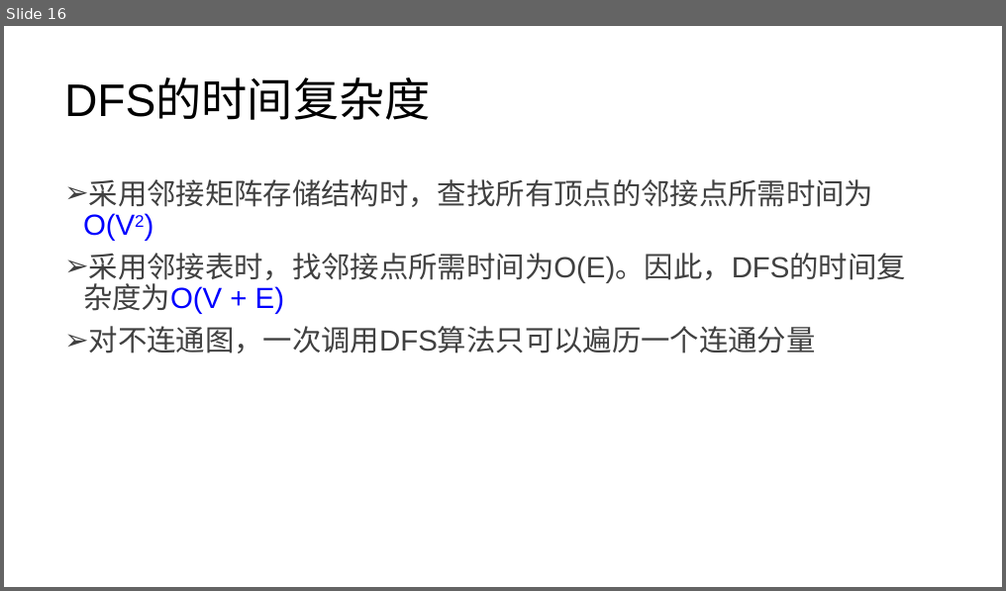
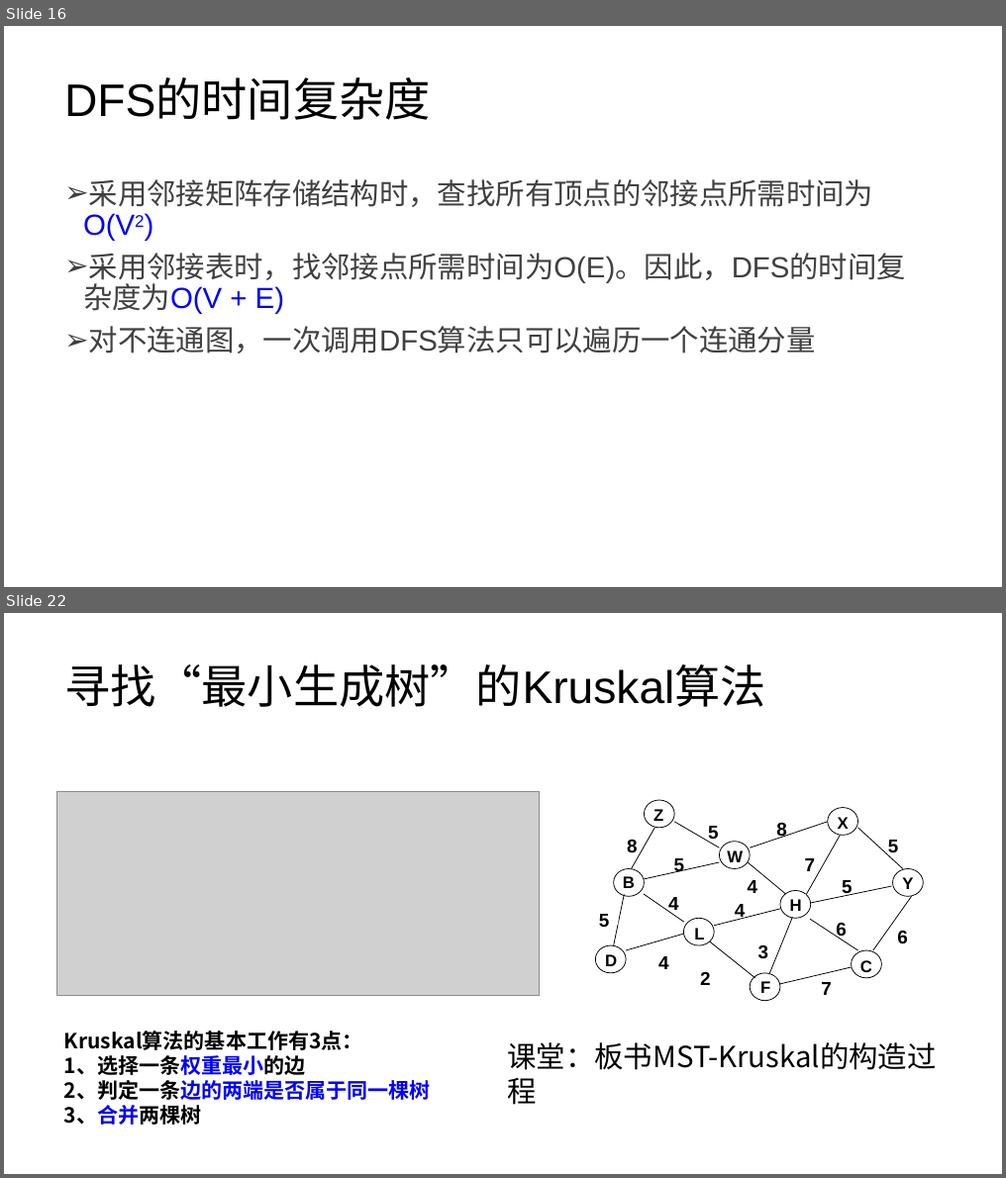
Before and after one commit to lezhang-thu/data-structure, a slide deck: 图/2022秋季-数据结构-第6章-图a.pptx. Shown one above the other, each under a label of ours: slide 16 before the commit, slides 16 and 22 after it; the slides between them are not shown. The pictures are 1006x591 and 1006x1178 pixels, drawn with LibreOffice and Linux fonts; fonts in the diff are those of the drawing; grey boxes stand for pictures. Boxes give left, top, right and bottom in pixels: in the first picture for what was removed or moved away, otherwise in the second. Text is boxed around its words. In the diff, an @@ line names an element or a change of style, - is before the commit and + after.

```diff
--- a/图/2022秋季-数据结构-第6章-图a.pptx
+++ b/图/2022秋季-数据结构-第6章-图a.pptx
@@ slide 22 added at (4, 613, 1002, 1174), background #FFFFFF @@
@@ title added at (64, 664, 766, 707), 44 pt, text #000000 @@
+寻找“最小生成树”的Kruskal算法
@@ picture added at (57, 792, 540, 995) @@
@@ ellipse added at (645, 800, 675, 828), fill #FFFFFF, outline #000000 0.75 pt @@
@@ group added at (601, 805, 918, 995): 9 rectangles, 1 text @@
+B
+C
+D
+F
+L
+H
+W
+X
+Y
+Z
@@ ellipse added at (828, 808, 858, 836), fill #FFFFFF, outline #000000 0.75 pt @@
@@ line added from (655, 828) to (632, 869), #000000 0.75 pt @@
@@ line added from (675, 822) to (720, 848), #000000 0.75 pt @@
@@ ellipse added at (720, 842, 750, 869), fill #FFFFFF, outline #000000 0.75 pt @@
@@ line added from (749, 848) to (828, 822), #000000 0.75 pt @@
@@ line added from (807, 894) to (841, 836), #000000 0.75 pt @@
@@ line added from (858, 828) to (903, 869), #000000 0.75 pt @@
@@ ellipse added at (614, 869, 645, 897), fill #FFFFFF, outline #000000 0.75 pt @@
@@ line added from (645, 879) to (720, 862), #000000 0.75 pt @@
@@ line added from (747, 862) to (786, 894), #000000 0.75 pt @@
@@ ellipse added at (893, 869, 924, 897), fill #FFFFFF, outline #000000 0.75 pt @@
@@ line added from (624, 894) to (614, 947), #000000 0.75 pt @@
@@ line added from (644, 894) to (684, 922), #000000 0.75 pt @@
@@ line added from (715, 926) to (780, 909), #000000 0.75 pt @@
@@ ellipse added at (780, 891, 811, 919), fill #FFFFFF, outline #000000 0.75 pt @@
@@ line added from (811, 903) to (892, 886), #000000 0.75 pt @@
@@ line added from (873, 951) to (912, 897), #000000 0.75 pt @@
@@ group added at (599, 822, 908, 995): 17 texts @@
+8
+8
+7
+5
+6
+6
+5
+5
+4
+4
+4
+5
+3
+2
+7
+4
+5
@@ line added from (626, 951) to (684, 934), #000000 0.75 pt @@
@@ ellipse added at (684, 919, 715, 947), fill #FFFFFF, outline #000000 0.75 pt @@
@@ line added from (770, 973) to (792, 917), #000000 0.75 pt @@
@@ line added from (810, 919) to (858, 951), #000000 0.75 pt @@
@@ ellipse added at (595, 947, 626, 973), fill #FFFFFF, outline #000000 0.75 pt @@
@@ line added from (710, 942) to (755, 978), #000000 0.75 pt @@
@@ line added from (780, 984) to (851, 967), #000000 0.75 pt @@
@@ ellipse added at (851, 951, 882, 978), fill #FFFFFF, outline #000000 0.75 pt @@
@@ ellipse added at (749, 973, 780, 1001), fill #FFFFFF, outline #000000 0.75 pt @@
@@ text added at (64, 1031, 431, 1125), 20 pt, text #000000, bold @@
+Kruskal算法的基本工作有3点：
+1、选择一条权重最小的边
+2、判定一条边的两端是否属于同一棵树
+3、合并两棵树
@@ text added at (508, 1043, 937, 1070), 28 pt, text #000000 @@
+课堂：板书MST-Kruskal的构造过程
```
Also in this commit, not shown: 2 slides changed, 5 other slides added, 7 other files.
